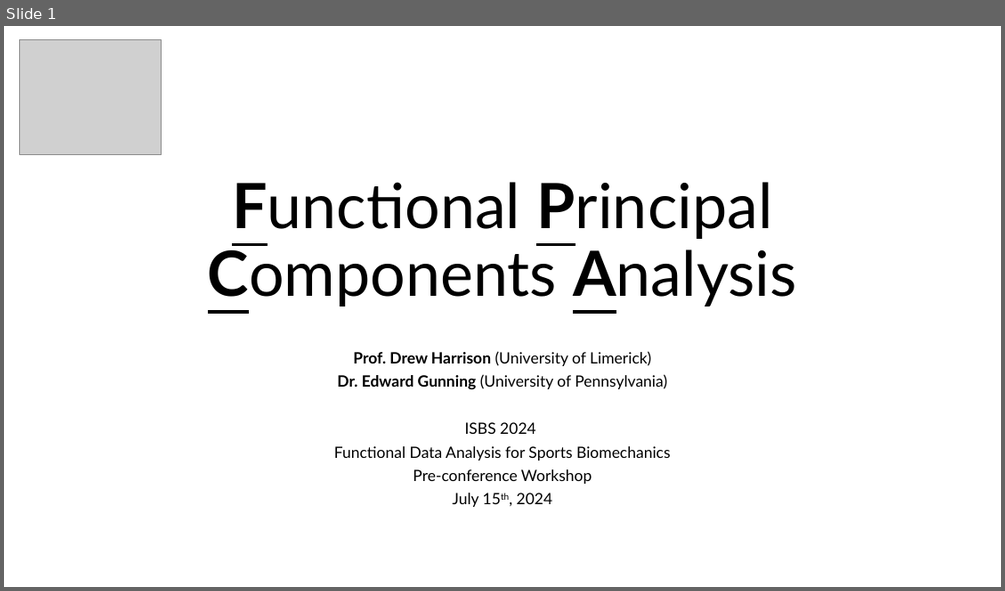
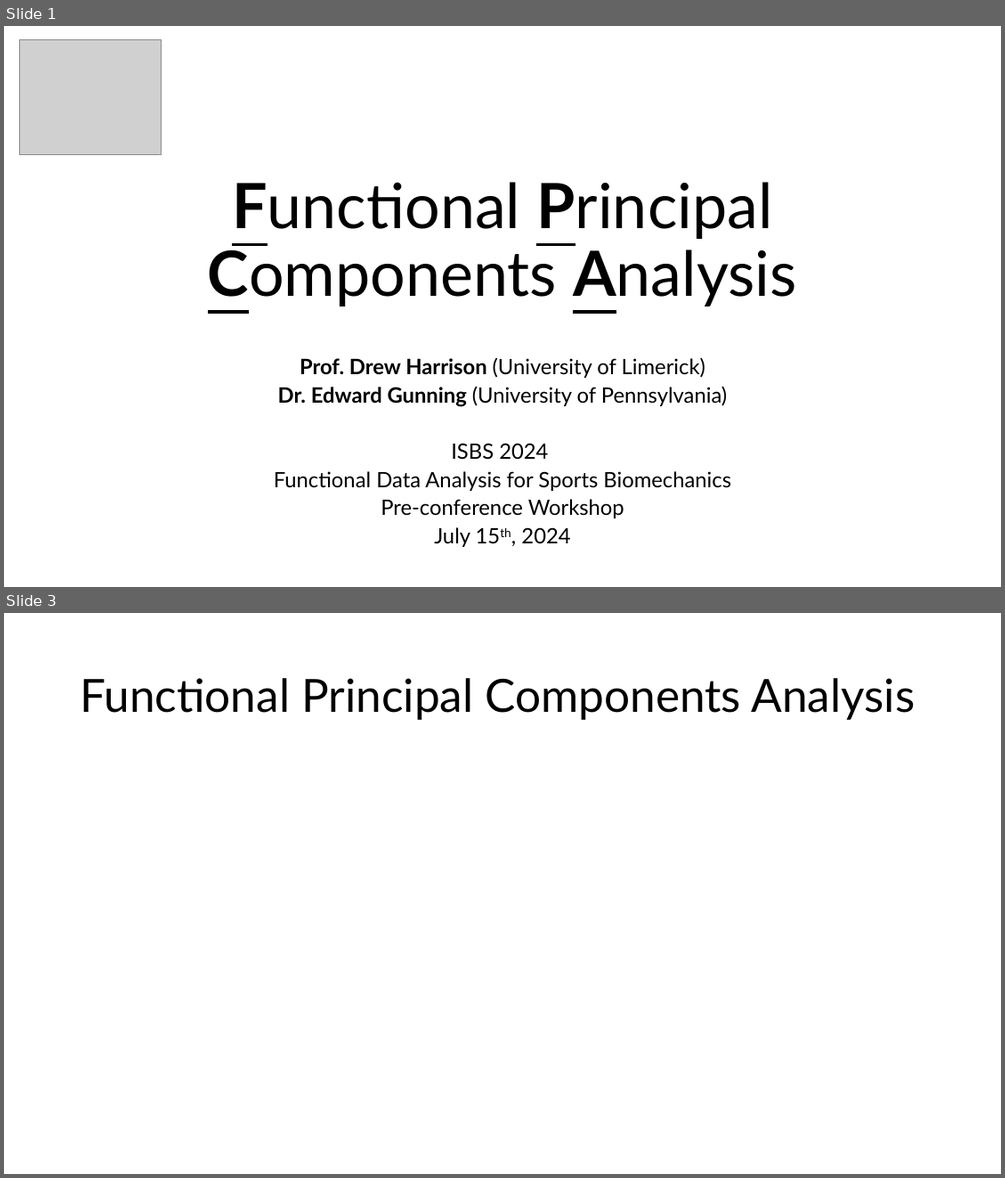
Before and after one commit to edwardgunning/ISBS-Short-Course, a slide deck: slides/04-fpca.pptx. Shown one above the other, each under a label of ours: slide 1 before the commit, slides 1 and 3 after it; the slides between them are not shown. The pictures are 1005x591 and 1005x1178 pixels, drawn with LibreOffice and Linux fonts; fonts in the diff are those of the drawing; grey boxes stand for pictures; background and template pictures are left out. Boxes give left, top, right and bottom in pixels: in the first picture for what was removed or moved away, otherwise in the second. Text is boxed around its words. In the diff, an @@ line names an element or a change of style, - is before the commit and + after.

```diff
--- a/slides/04-fpca.pptx
+++ b/slides/04-fpca.pptx
@@ slide 3 added at (4, 613, 1001, 1174), background #FFFFFF @@
@@ title added at (80, 678, 915, 720), 44 pt, text #000000 @@
+Functional Principal Components Analysis
@@ slide 1 changed as well @@
@@ subtitle "Prof. Drew Harrison (University of ..." at (274, 357, 731, 547): size 15 to 20.4 pt @@
```
Also in this commit, not shown: 13 other slides added, 2 other files.
